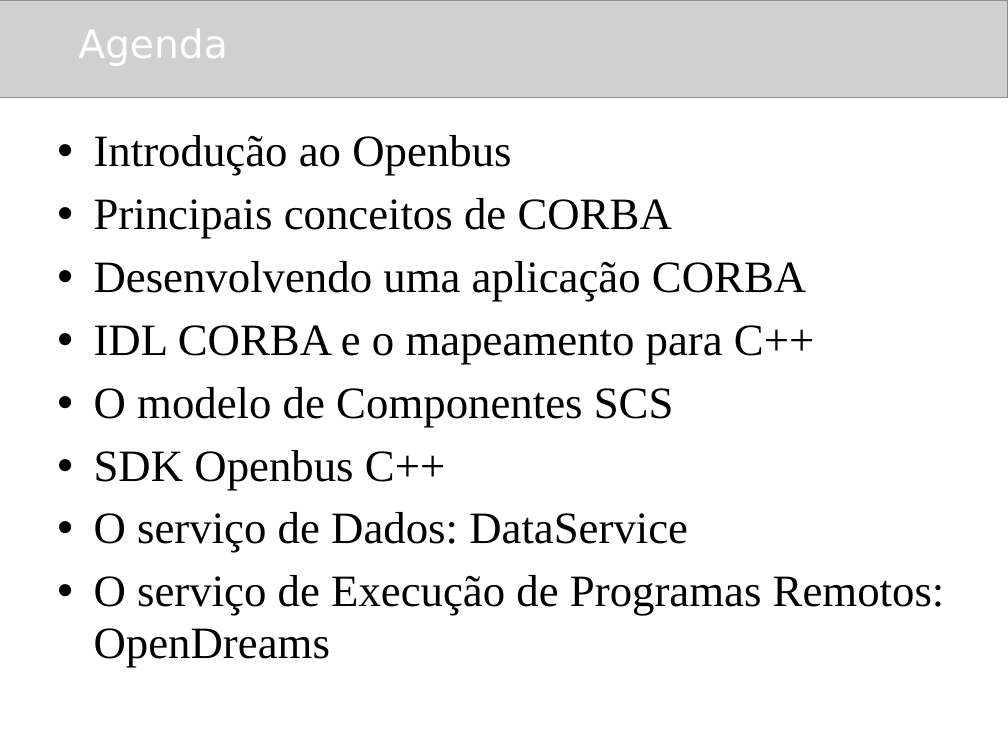
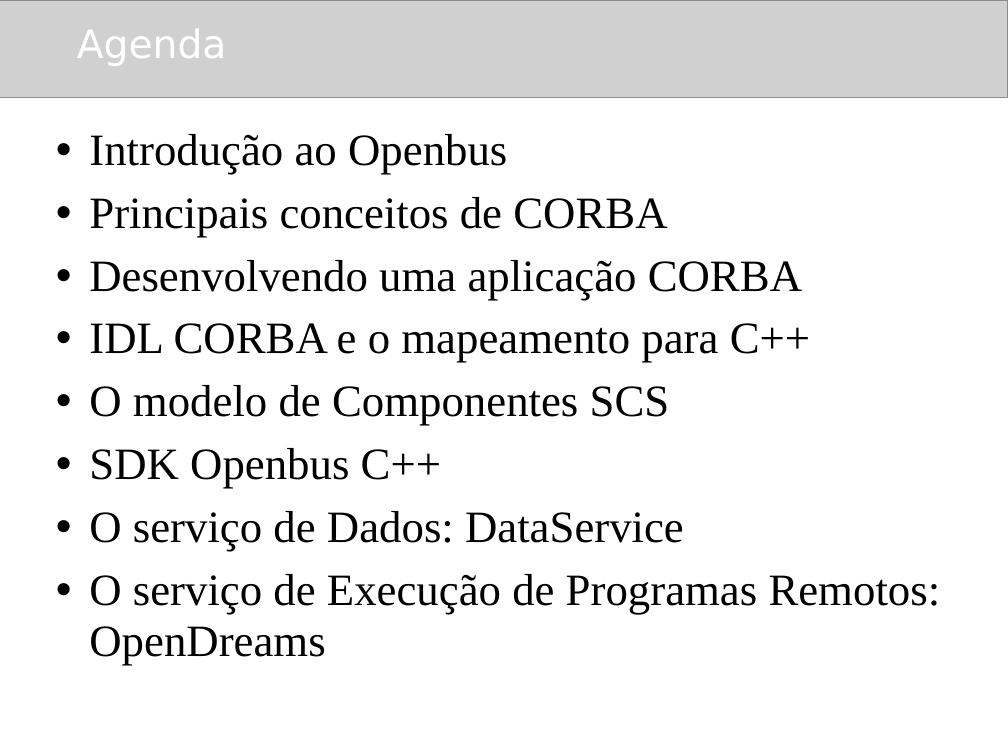
Before and after one commit to amadeubarbosa/openbus-core, a slide deck: slide 2 of docs/cursos/developer/cpp/1.Agenda_CPP.ppt. Drawn at 1008x756 pixels with LibreOffice and Linux fonts; fonts in the diff are those of the drawing; grey boxes stand for pictures. Boxes give left, top, right and bottom in pixels: in the first picture for what was removed or moved away, otherwise in the second. Text is boxed around its words. In the diff, an @@ line names an element or a change of style, - is before the commit and + after.

Commit message:
OPENBUS-2030 Revisar os slides do curso

```diff
--- a/docs/cursos/developer/cpp/1.Agenda_CPP.ppt
+++ b/docs/cursos/developer/cpp/1.Agenda_CPP.ppt
@@ text "Introdução ao Openbus" at (89, 134, 941, 666): indent changed @@
```
Also in this commit, not shown: 2 other slides changed, 1 slide removed.
